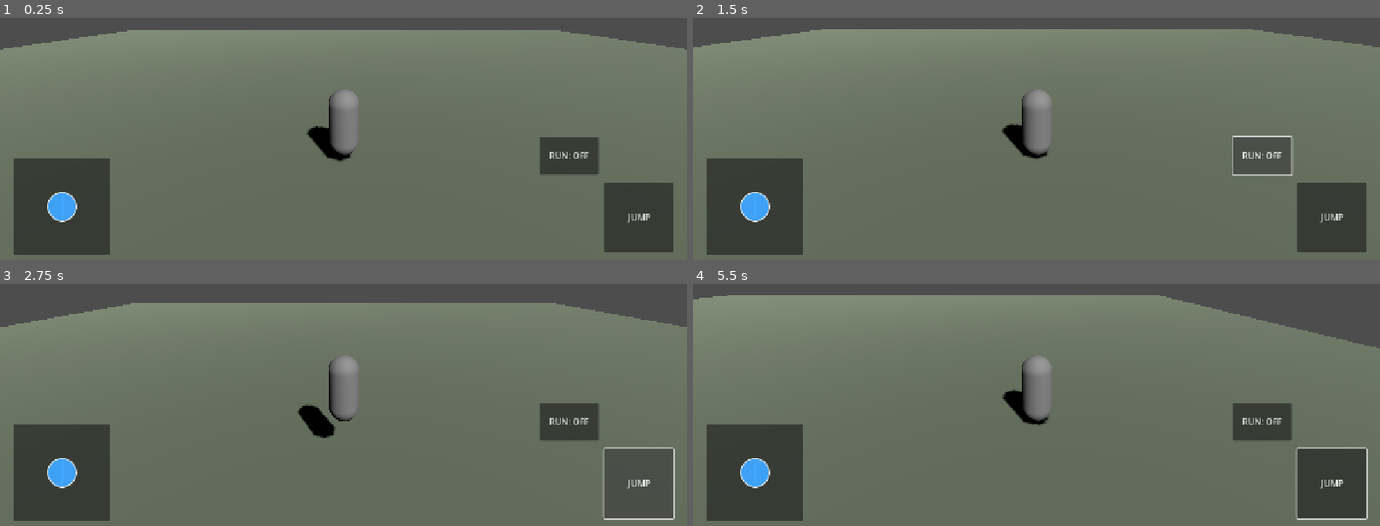
Above: before the commit, frames 1-4 (two rows, left to right).
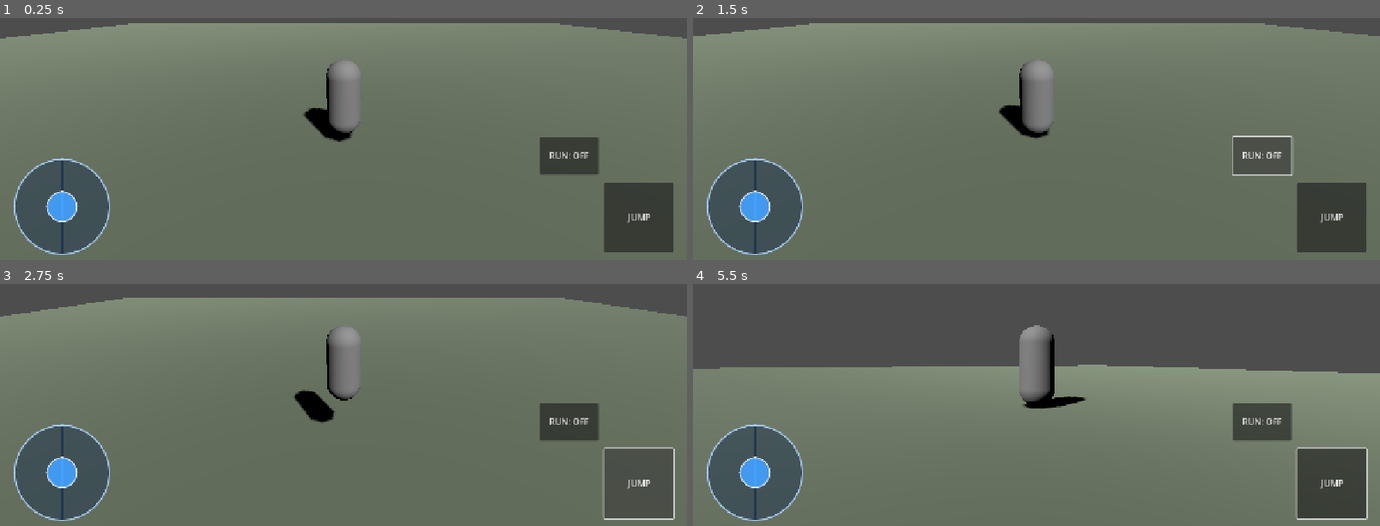
Above: after the commit, the same moments.

Repository: Hazeues12/Seeker-s-Codex-Game
Game: Godot game, scene res://scenes/main.tscn
Two runs of this game, one before a commit and one after it. Both use one fixed random seed, a clock stepped at 60 frames per second and the inputs below.
Inputs (mouse positions are in pixels of both pictures, inside the frame that each line leads up to):
- Up to frame 1 (0.25 s): no input
- Up to frame 2 (1.5 s): click "RUN: OFF" at 0.5 s; click "RUN: ON" at 1.25 s
- Up to frame 3 (2.75 s): click "JUMP" at 2 s
- Up to frame 4 (5.5 s): tap Enter (ui_accept) at 2.75, 3.02, 4.25 s; move the mouse to (1187, 313) at 2.77 s; hold Right (ui_right) 2.78-3.5 s; hold Shift 2.78-3.5 s; click (1187, 313) at 2.92 s; drag from (899, 351) to (1002, 409) at 3.52 s; move the mouse to (outside the picture) at 4.27 s; hold Right (ui_right) 4.28-5 s; hold Shift 4.28-5 s; click (outside the picture) at 4.42 s; drag from (1002, 409) to (outside the picture) at 5.02 s

The runs differ from the first frame. In frame 1, 9.7% of the frame differs, in the area x 0-100%, y 2-98%; in frame 2, 9.4%; in frame 3, 9.3%; in frame 4, 39%, in the area x 0-100%, y 4-98%.

Commit message:
V0.32 improve joystick motion and add orbit camera

Diff:
--- a/characters/player_controller.gd
+++ b/characters/player_controller.gd
@@ -1,58 +1,73 @@
-
 extends CharacterBody3D
 
 @export var walk_speed: float = 5.0
 @export var sprint_speed: float = 9.0
 @export var jump_velocity: float = 5.0
+@export var acceleration: float = 17.0
+@export var braking: float = 23.0
+@export var camera_turn_sensitivity: float = 0.0045
+
+@onready var camera_pivot: Node3D = $CameraPivot
+@onready var camera_node: Camera3D = $CameraPivot/Camera3D
 
 var gravity: float = 9.8
 var mobile_controls = null
+var wanted_yaw: float = 0.0
+var wanted_pitch: float = 0.0
 
 func _ready() -> void:
     mobile_controls = get_tree().get_first_node_in_group("mobile_controls")
+    camera_node.position = Vector3(0.0, 1.6, 5.5)
+    camera_node.rotation_degrees = Vector3(-15.0, 0.0, 0.0)
+
+func _process(delta: float) -> void:
+    if not is_instance_valid(mobile_controls):
+        return
+    var drag: Vector2 = mobile_controls.consume_camera_drag()
+    wanted_yaw -= drag.x * camera_turn_sensitivity
+    wanted_pitch = clampf(
+        wanted_pitch - drag.y * camera_turn_sensitivity,
+        deg_to_rad(-25.0),
+        deg_to_rad(22.0)
+    )
+    var smoothing: float = 1.0 - exp(-11.0 * delta)
+    camera_pivot.rotation.y = lerp_angle(camera_pivot.rotation.y, wanted_yaw, smoothing)
+    camera_pivot.rotation.x = lerp_angle(camera_pivot.rotation.x, wanted_pitch, smoothing)
 
 func _physics_process(delta: float) -> void:
     if not is_instance_valid(mobile_controls):
         mobile_controls = get_tree().get_first_node_in_group("mobile_controls")
+
     if not is_on_floor():
         velocity.y -= gravity * delta
 
     var keyboard_jump: bool = Input.is_action_just_pressed("ui_accept")
     var mobile_jump: bool = false
-
     if is_instance_valid(mobile_controls):
         mobile_jump = mobile_controls.consume_jump()
-
     if is_on_floor() and (keyboard_jump or mobile_jump):
         velocity.y = jump_velocity
 
     var input_dir: Vector2 = Input.get_vector(
-        "ui_left",
-        "ui_right",
-        "ui_up",
-        "ui_down"
+        "ui_left", "ui_right", "ui_up", "ui_down"
     )
-
     var mobile_sprinting: bool = false
-
     if is_instance_valid(mobile_controls):
         if mobile_controls.movement.length() > 0.05:
             input_dir = mobile_controls.movement
-
         mobile_sprinting = mobile_controls.sprinting
 
-    var direction: Vector3 = Vector3(
-        input_dir.x,
-        0.0,
-        input_dir.y
-    ).normalized()
-
-    var speed: float = walk_speed
-
-    if Input.is_key_pressed(KEY_SHIFT) or mobile_sprinting:
-        speed = sprint_speed
-
-    velocity.x = direction.x * speed
-    velocity.z = direction.z * speed
-
+    # Walking directions follow the camera instead of world axes.
+    var right: Vector3 = camera_node.global_transform.basis.x
+    var forward: Vector3 = -camera_node.global_transform.basis.z
+    right.y = 0.0
+    forward.y = 0.0
+    right = right.normalized()
+    forward = forward.normalized()
+    var direction: Vector3 = (right * input_dir.x - forward * input_dir.y).normalized()
+    var speed: float = sprint_speed if (Input.is_key_pressed(KEY_SHIFT) or mobile_sprinting) else walk_speed
+    var target: Vector3 = direction * (speed * input_dir.length())
+    var rate: float = acceleration if input_dir.length() > 0.05 else braking
+    velocity.x = move_toward(velocity.x, target.x, rate * delta)
+    velocity.z = move_toward(velocity.z, target.z, rate * delta)
     move_and_slide()
--- a/ui/mobile_controls.gd
+++ b/ui/mobile_controls.gd
@@ -1,101 +1,107 @@
-
 extends Control
 
+# V0.32: one-pointer Safari-friendly controls with a smooth visual joystick.
 var movement: Vector2 = Vector2.ZERO
 var sprinting: bool = false
 var jump_requested: bool = false
+var camera_drag: Vector2 = Vector2.ZERO
 
 @onready var joystick: Control = $Joystick
+@onready var joystick_base: Panel = $Joystick/JoystickBase
 @onready var jump_button: Button = $JumpButton
 @onready var sprint_button: Button = $SprintButton
 
-var joystick_active: bool = false
-var joystick_radius: float = 65.0
 var joystick_knob: Panel
+var pointer_mode: int = 0  # 0 = idle, 1 = joystick, 2 = camera
+var last_pointer_position: Vector2 = Vector2.ZERO
+const JOYSTICK_RADIUS: float = 65.0
+const DEAD_ZONE: float = 0.13
 
 func _ready() -> void:
-    # Fix for mobile browsers that emulate touch as mouse.
     Input.emulate_mouse_from_touch = true
+    joystick.mouse_filter = Control.MOUSE_FILTER_IGNORE
+    joystick_base.mouse_filter = Control.MOUSE_FILTER_IGNORE
 
-    joystick.mouse_filter = Control.MOUSE_FILTER_IGNORE
-    $Joystick/JoystickBase.mouse_filter = Control.MOUSE_FILTER_IGNORE
+    var ring_style := StyleBoxFlat.new()
+    ring_style.bg_color = Color(0.09, 0.18, 0.30, 0.47)
+    ring_style.border_color = Color(0.68, 0.83, 1.0, 0.85)
+    ring_style.set_border_width_all(3)
+    ring_style.set_corner_radius_all(90)
+    joystick_base.add_theme_stylebox_override("panel", ring_style)
+
+    joystick_knob = Panel.new()
+    joystick_knob.name = "JoystickThumb"
+    joystick_knob.size = Vector2(58.0, 58.0)
+    joystick_knob.mouse_filter = Control.MOUSE_FILTER_IGNORE
+    var knob_style := StyleBoxFlat.new()
+    knob_style.bg_color = Color(0.26, 0.63, 1.0, 0.90)
+    knob_style.border_color = Color(1.0, 1.0, 1.0, 0.95)
+    knob_style.set_border_width_all(2)
+    knob_style.set_corner_radius_all(29)
+    joystick_knob.add_theme_stylebox_override("panel", knob_style)
+    joystick.add_child(joystick_knob)
+    _place_knob_immediately()
 
     jump_button.pressed.connect(request_jump)
-
-    # RUN becomes a tap-to-toggle button.
     sprint_button.toggle_mode = true
+    sprint_button.button_pressed = false
     sprint_button.toggled.connect(_on_sprint_toggled)
     sprint_button.text = "RUN: OFF"
-
-    # Create a visible joystick thumb.
-    joystick_knob = Panel.new()
-    joystick_knob.name = "JoystickThumb"
-    joystick_knob.size = Vector2(56, 56)
-    joystick_knob.mouse_filter = Control.MOUSE_FILTER_IGNORE
-
-    var style := StyleBoxFlat.new()
-    style.bg_color = Color(0.25, 0.65, 1.0, 0.95)
-    style.border_color = Color(1, 1, 1, 0.9)
-    style.set_border_width_all(2)
-    style.set_corner_radius_all(28)
-
-    joystick_knob.add_theme_stylebox_override(
-        "panel", style
-    )
-
-    joystick.add_child(joystick_knob)
-    reset_joystick()
 
 func _input(event: InputEvent) -> void:
     if event is InputEventMouseButton:
         if event.button_index != MOUSE_BUTTON_LEFT:
             return
-
         if event.pressed:
             if joystick.get_global_rect().has_point(event.position):
-                joystick_active = true
-                update_joystick(event.position)
-        elif joystick_active:
-            reset_joystick()
+                pointer_mode = 1
+                _update_movement(event.position)
+            elif event.position.x > get_viewport_rect().size.x * 0.43 and not _on_action_button(event.position):
+                pointer_mode = 2
+                last_pointer_position = event.position
+        else:
+            if pointer_mode == 1:
+                movement = Vector2.ZERO
+            pointer_mode = 0
+    elif event is InputEventMouseMotion:
+        if pointer_mode == 1:
+            _update_movement(event.position)
+        elif pointer_mode == 2:
+            var change: Vector2 = event.position - last_pointer_position
+            camera_drag += change.limit_length(90.0)
+            last_pointer_position = event.position
 
-    elif event is InputEventMouseMotion:
-        if joystick_active:
-            update_joystick(event.position)
+func _process(delta: float) -> void:
+    if not is_instance_valid(joystick_knob):
+        return
+    var center: Vector2 = (joystick.size - joystick_knob.size) * 0.5
+    var target: Vector2 = center + movement * JOYSTICK_RADIUS
+    var weight: float = 1.0 - exp(-22.0 * delta)
+    joystick_knob.position = joystick_knob.position.lerp(target, weight)
 
-func update_joystick(pointer_position: Vector2) -> void:
+func _on_action_button(position: Vector2) -> bool:
+    return jump_button.get_global_rect().has_point(position) or sprint_button.get_global_rect().has_point(position)
+
+func _update_movement(position: Vector2) -> void:
     var center: Vector2 = joystick.get_global_rect().get_center()
-    var offset: Vector2 = pointer_position - center
+    var raw: Vector2 = ((position - center) / JOYSTICK_RADIUS).limit_length(1.0)
+    if raw.length() < DEAD_ZONE:
+        movement = Vector2.ZERO
+    else:
+        movement = raw
 
-    movement = (offset / joystick_radius).limit_length(1.0)
+func _place_knob_immediately() -> void:
+    if is_instance_valid(joystick_knob):
+        joystick_knob.position = (joystick.size - joystick_knob.size) * 0.5
 
-    # Ignore tiny accidental movements.
-    if movement.length() < 0.10:
-        movement = Vector2.ZERO
-
-    update_knob()
-
-func update_knob() -> void:
-    if is_instance_valid(joystick_knob):
-        var center: Vector2 = joystick.size * 0.5
-
-        joystick_knob.position = (
-            center
-            - joystick_knob.size * 0.5
-            + movement * joystick_radius
-        )
-
-func reset_joystick() -> void:
-    joystick_active = false
-    movement = Vector2.ZERO
-    update_knob()
+func consume_camera_drag() -> Vector2:
+    var result: Vector2 = camera_drag
+    camera_drag = Vector2.ZERO
+    return result
 
 func _on_sprint_toggled(enabled: bool) -> void:
     sprinting = enabled
-
-    if enabled:
-        sprint_button.text = "RUN: ON"
-    else:
-        sprint_button.text = "RUN: OFF"
+    sprint_button.text = "RUN: ON" if enabled else "RUN: OFF"
 
 func request_jump() -> void:
     jump_requested = true
@@ -104,17 +110,20 @@
     if jump_requested:
         jump_requested = false
         return true
-
     return false
 
 func release_controls() -> void:
-    reset_joystick()
+    movement = Vector2.ZERO
+    camera_drag = Vector2.ZERO
+    jump_requested = false
+    pointer_mode = 0
     sprint_button.button_pressed = false
     sprinting = false
-    jump_requested = false
+    _place_knob_immediately()
 
+# Retain compatibility with the existing V0.31 repair workflow.
 func _on_sprint_down() -> void:
-    sprinting = true
+    pass
 
 func _on_sprint_up() -> void:
-    sprinting = false
+    pass
